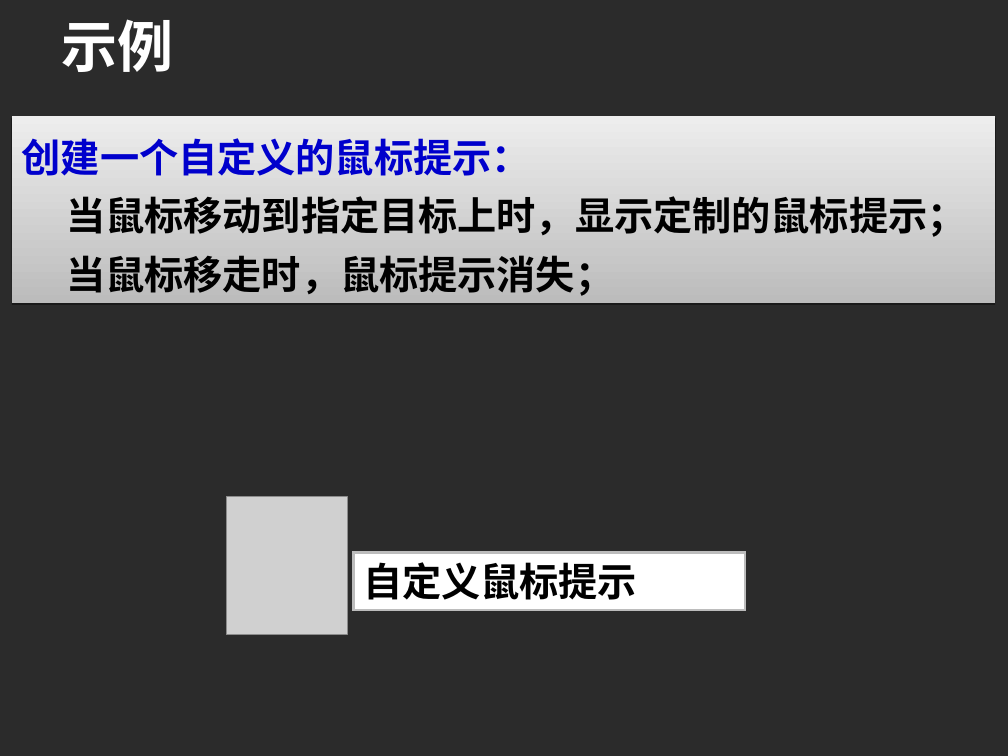
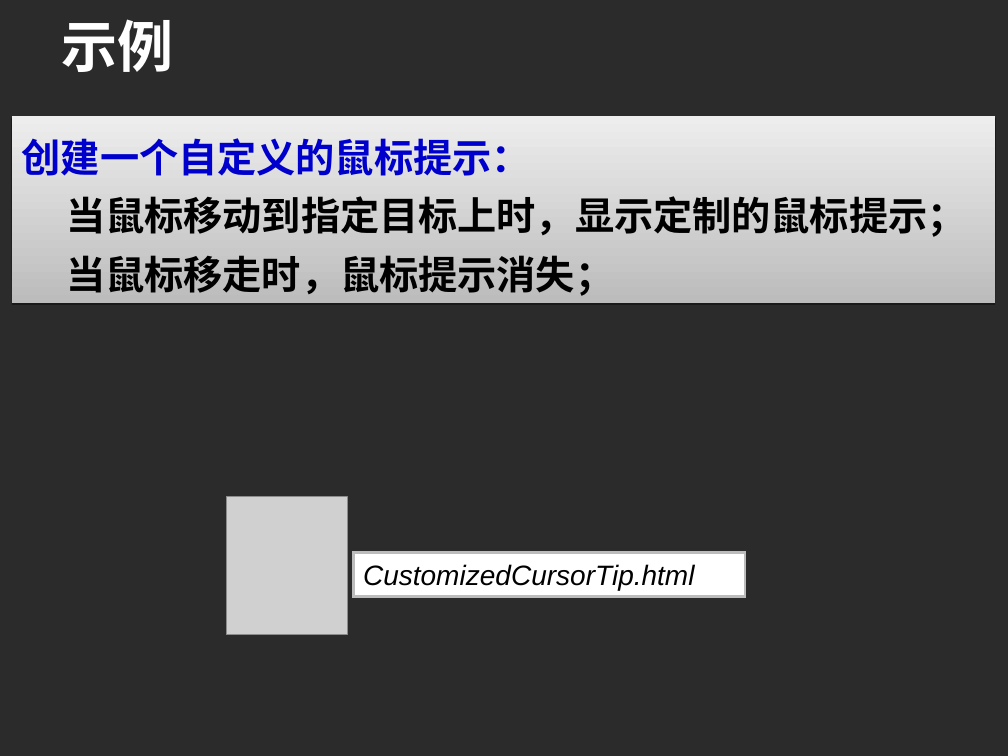
Before and after one commit to lxn56975/webdev, a slide deck: slide 119 of Chapter4Javascript.ppt. Drawn at 1008x756 pixels with LibreOffice and Linux fonts; fonts in the diff are those of the drawing; grey boxes stand for pictures; background and template pictures are left out; a plain dark background stands for a picture behind light text. Boxes give left, top, right and bottom in pixels: in the first picture for what was removed or moved away, otherwise in the second. Text is boxed around its words. In the diff, an @@ line names an element or a change of style, - is before the commit and + after.

```diff
--- a/Chapter4Javascript.ppt
+++ b/Chapter4Javascript.ppt
@@ rectangle "CustomizedCursorTip.html": place and size @@
-rectangle "CustomizedCursorTip.html" at box(353, 552, 745, 610)
+rectangle "CustomizedCursorTip.html" at box(353, 552, 745, 597)
@@ text in rectangle at box(363, 564, 695, 590): text changed; size 28 to 20 pt; bold off; italic on @@
-自定义鼠标提示
+CustomizedCursorTip.html
```
Also in this commit, not shown: 1 other file.
